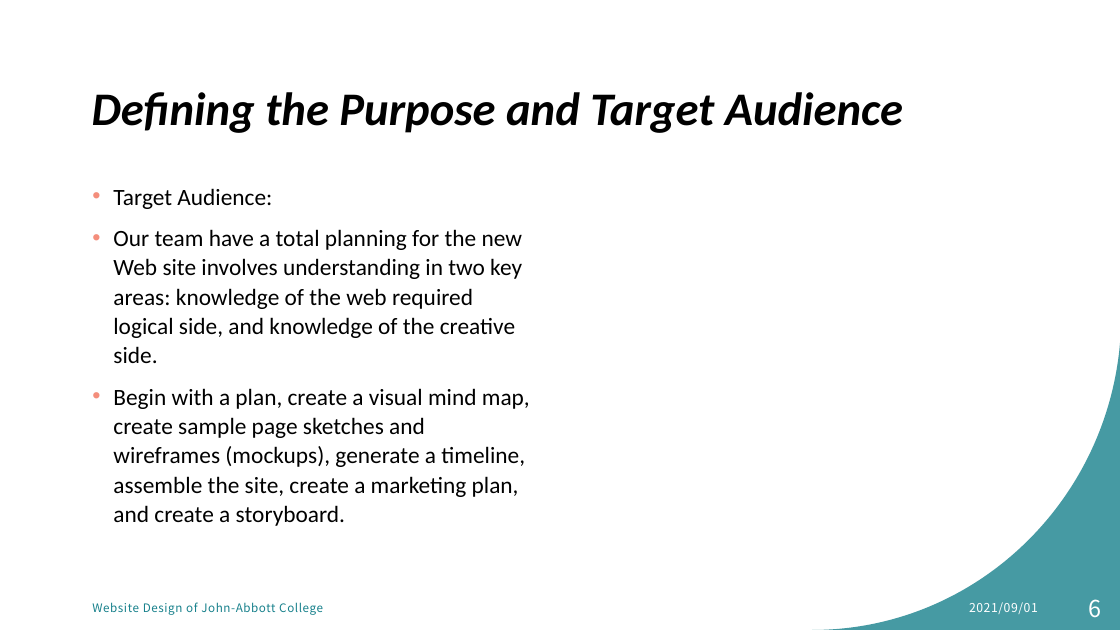
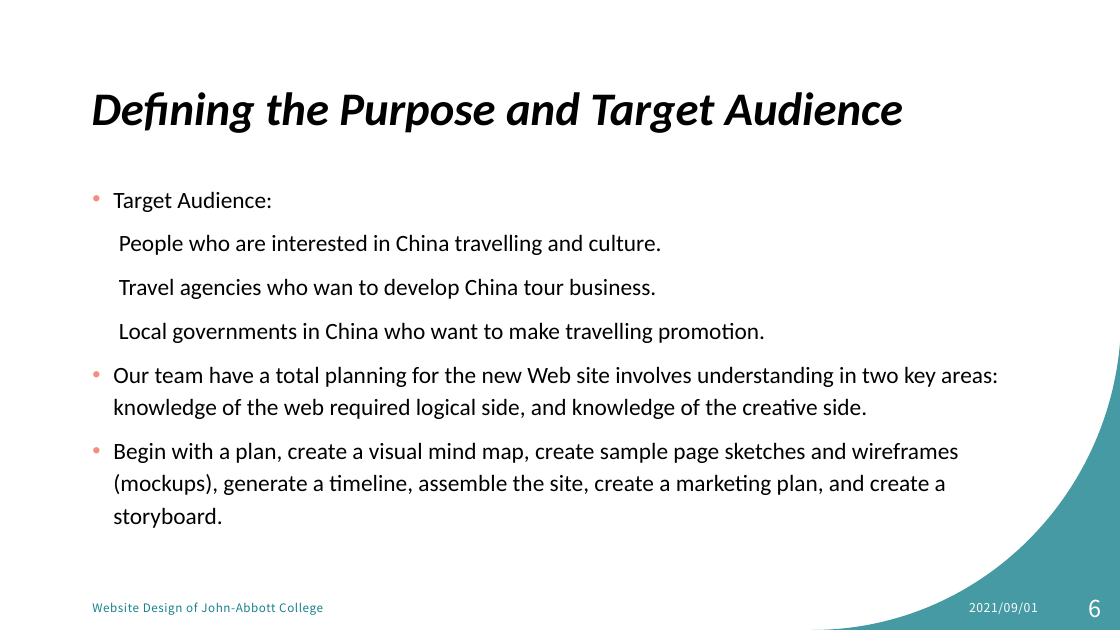
Before and after one commit to MikentGuo/Project_Tour, a slide deck: slide 6 of docs/Website Design for tourist attraction.pptx. Drawn at 1120x630 pixels with LibreOffice and Linux fonts; fonts in the diff are those of the drawing. Boxes give left, top, right and bottom in pixels: in the first picture for what was removed or moved away, otherwise in the second. Text is boxed around its words. In the diff, an @@ line names an element or a change of style, - is before the commit and + after.

Commit message:
update pptx

```diff
--- a/docs/Website Design for tourist attraction.pptx
+++ b/docs/Website Design for tourist attraction.pptx
@@ text at [113, 191, 998, 528]: line spacing 1.05 to 1.15 @@
@@ text at [119, 234, 765, 343]: paragraphs added @@
+People who are interested in China travelling and culture.
+Travel agencies who wan to develop China tour business.
+Local governments in China who want to make travelling promotion.
```
Also in this commit, not shown: 1 other slide changed.
